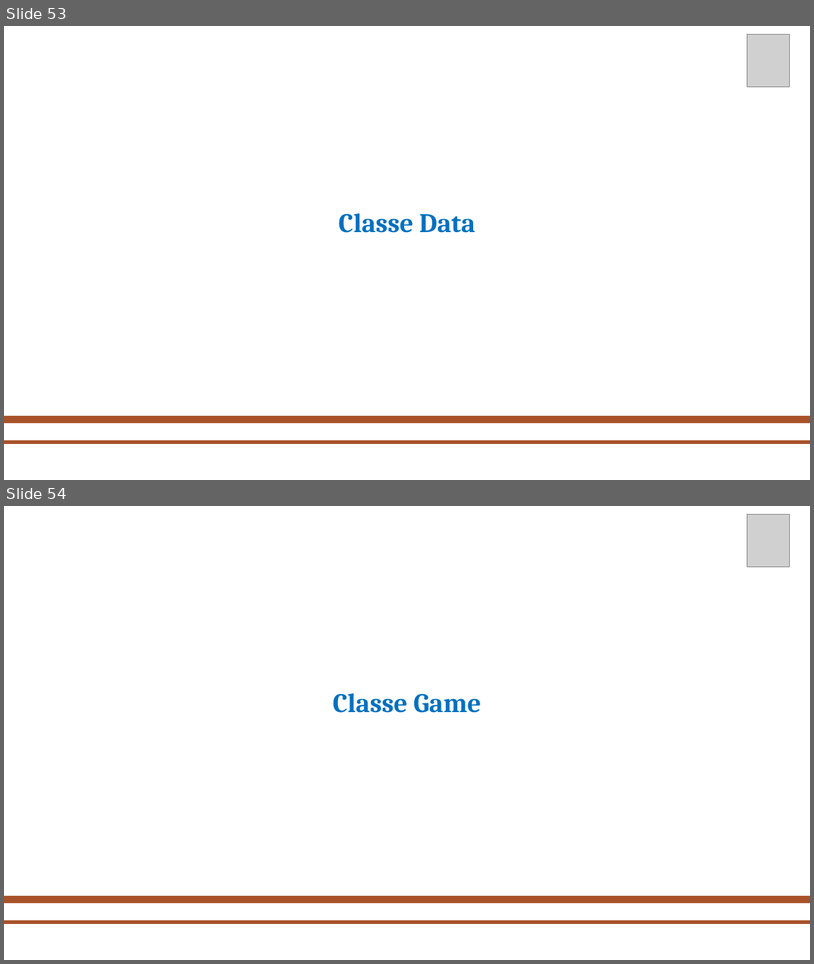
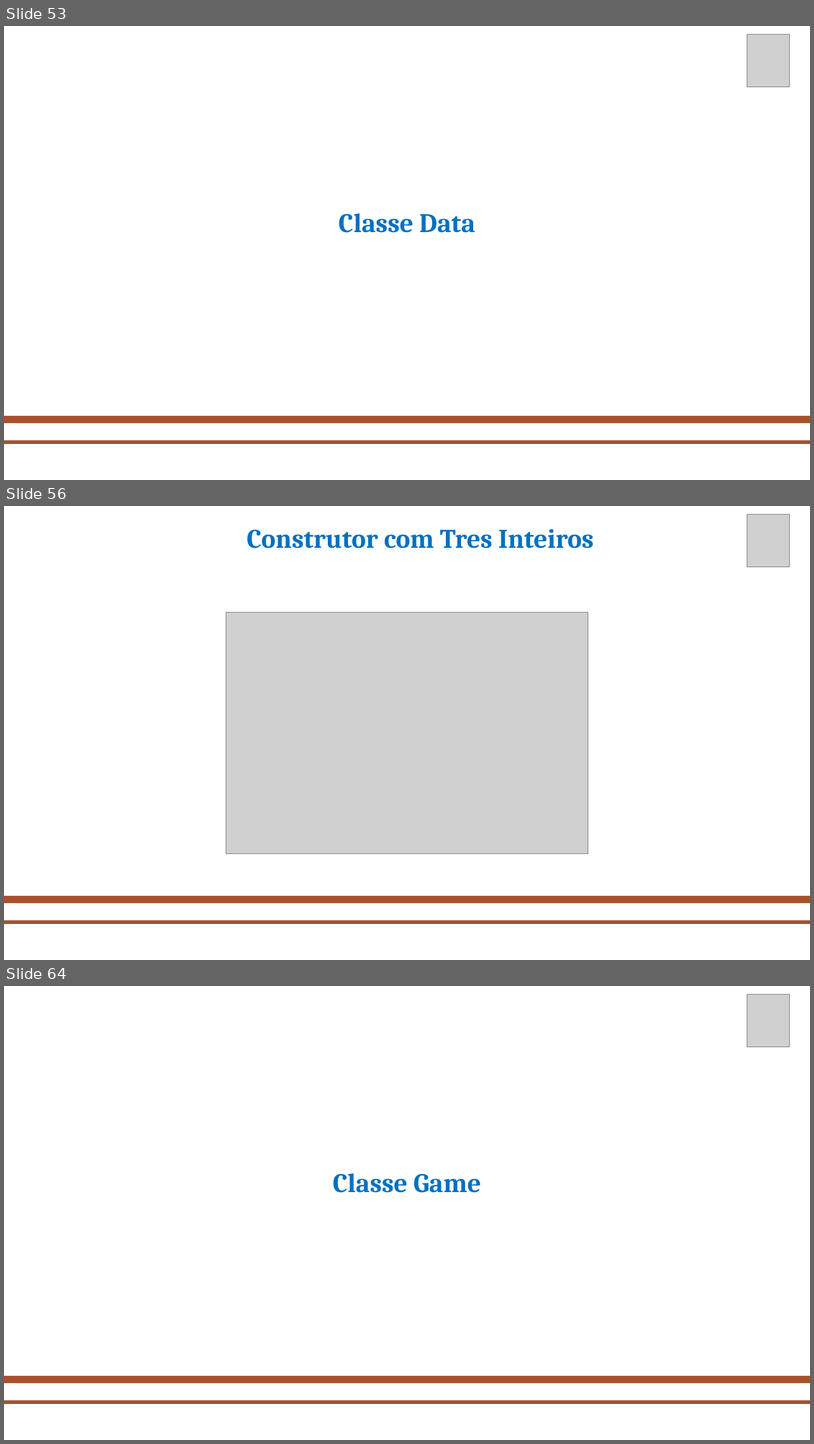
Before and after one commit to mahrcio/Console-Generico, a slide deck: apresentacaoFinal.pptx. Shown one above the other, each under a label of ours: slides 53 and 54 before the commit, slides 53, 56 and 64 after it; the slides between them are not shown. The pictures are 814x964 and 814x1444 pixels, drawn with LibreOffice and Linux fonts; fonts in the diff are those of the drawing; grey boxes stand for pictures; background and template pictures are left out. Boxes give left, top, right and bottom in pixels: in the first picture for what was removed or moved away, otherwise in the second. Text is boxed around its words. In the diff, an @@ line names an element or a change of style, - is before the commit and + after.

```diff
--- a/apresentacaoFinal.pptx
+++ b/apresentacaoFinal.pptx
@@ slide 56 added at box(4, 506, 810, 960), background picture (left out); not listed: 2 template elements that a slide beside it also shows @@
@@ picture added at box(748, 514, 790, 567) @@
@@ text added at box(247, 529, 594, 548), 32 pt, text #0070C0, bold @@
+Construtor com Tres Inteiros
@@ picture added at box(226, 613, 589, 853) @@
@@ what was slide 54 is now slide 64 @@
```
Also in this commit, not shown: 8 slides changed, 19 other slides added, 1 slide removed.
